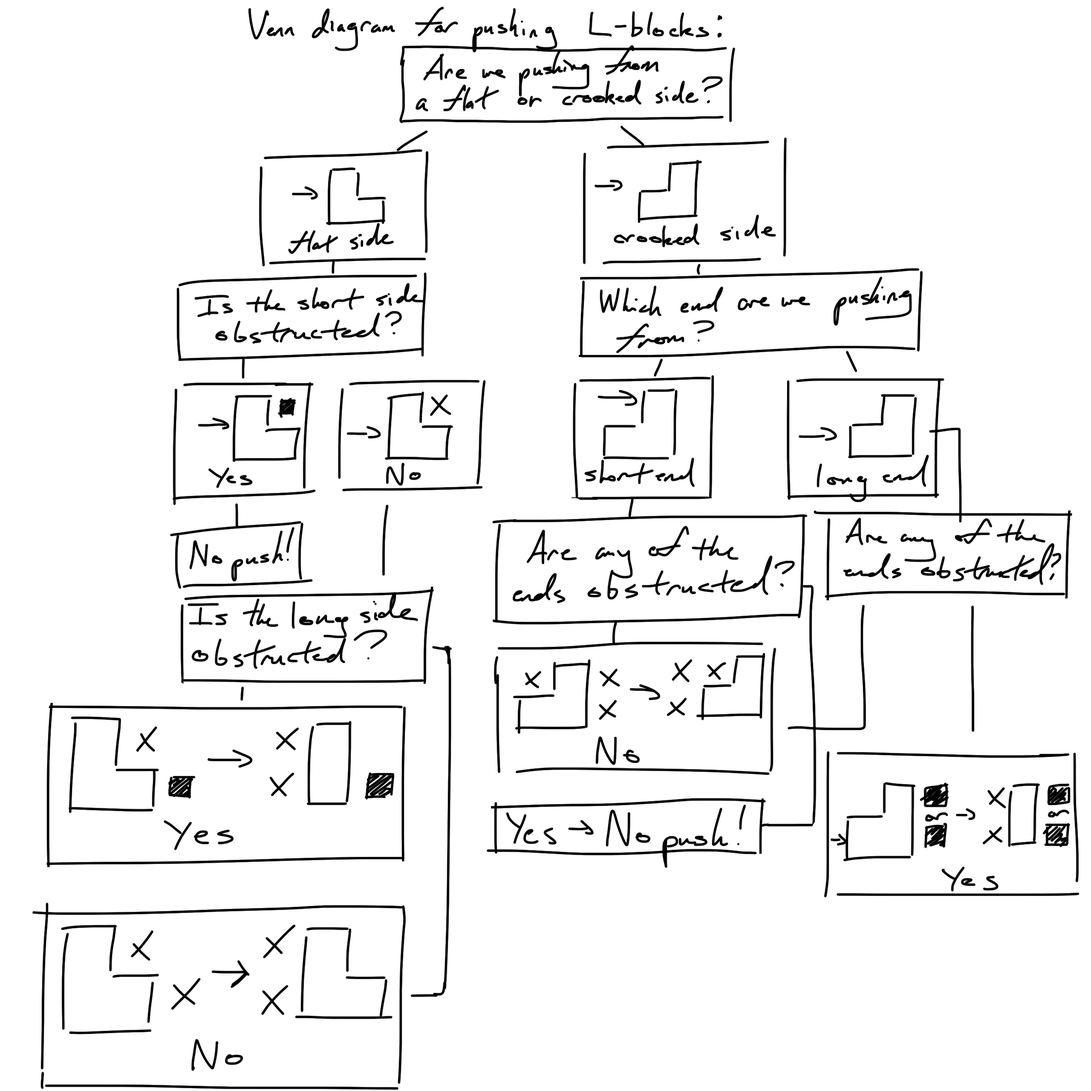
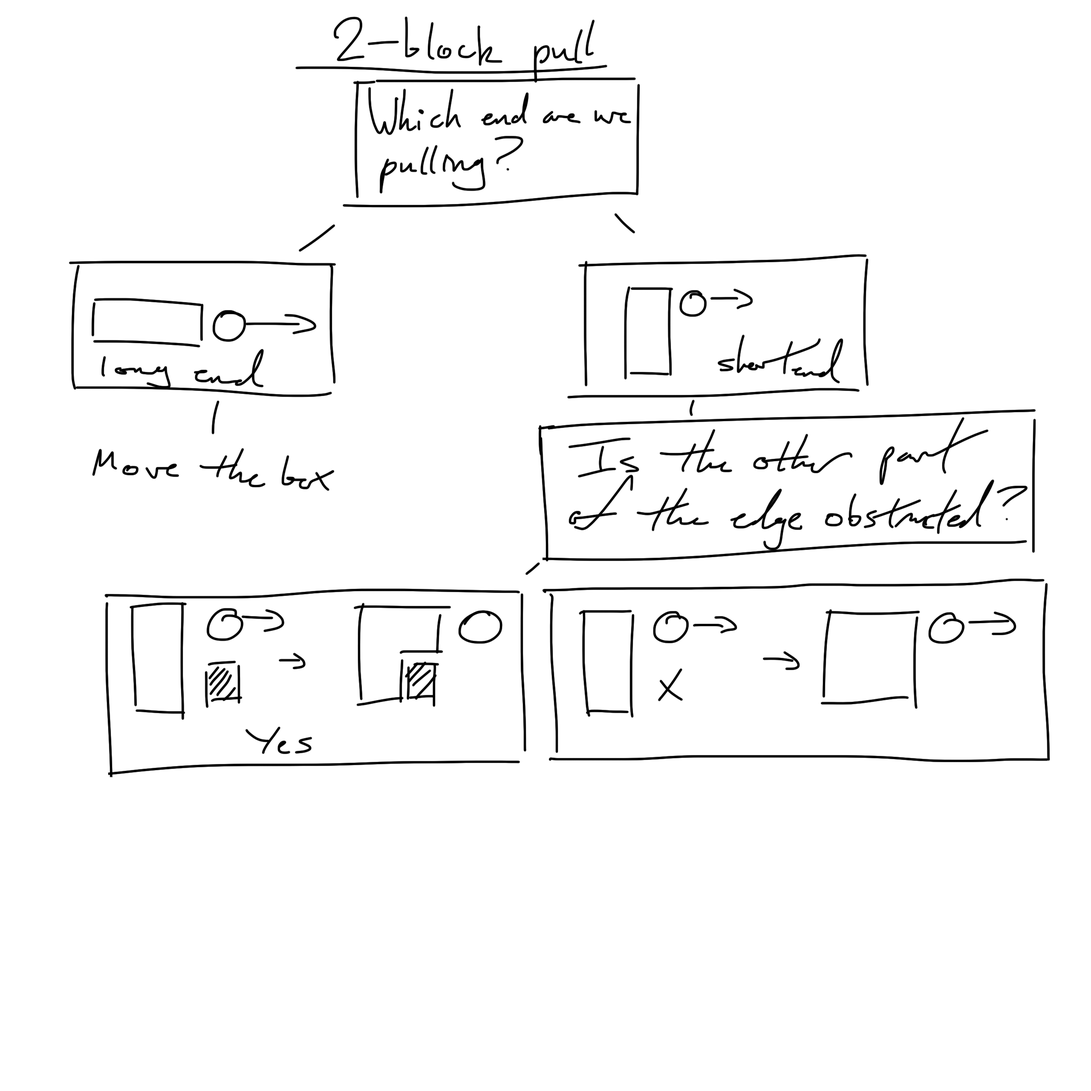
Layer changes from the first 1091x1091 image to the second:
added layer "2-block pull" above "2-block push" over (68, 15, 1051, 779)
renamed "Layer 1" to "3-block push", hid it over (31, 6, 1081, 1091)
